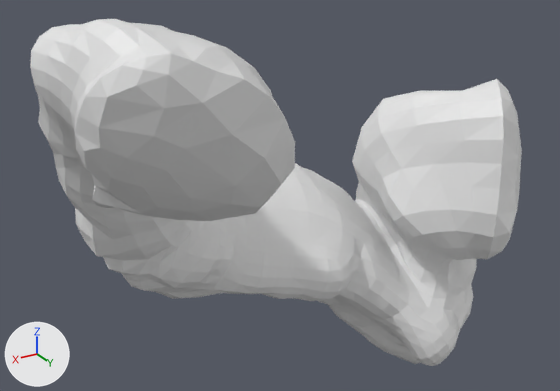
One commit to the glTF model raw-data/corridor-cache/1f959974-4f3c-4023-a1af-6e5172d89f2c.glb: the scene before it, then after it.
Both versions are drawn from a 50 mm camera at (0.178, 0.162, 0.447) aimed at (0.033, -0.08, 0.326). Arrows for +X, +Y and +Z are at lower left; the lights stay in place.

In view in the first picture: 'corridor'.
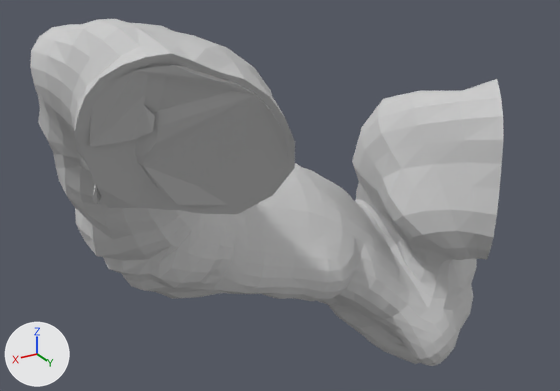
Boxes [x1, y1, x2, y2] around the edits, measured in the pictures (560 x 391 px):
'corridor', reshaped: before [30, 19, 522, 366]; after [30, 19, 503, 366]
part 1 of me_corridor, deleted: before [75, 53, 295, 221]
part 2 of me_corridor, deleted: before [488, 79, 522, 259]
part 3 of me_corridor, recoloured: [30, 19, 503, 366] in both

Diff of the bpy script that builds the scene:
```diff
--- a/raw-data/corridor-cache/1f959974-4f3c-4023-a1af-6e5172d89f2c.glb.py
+++ b/raw-data/corridor-cache/1f959974-4f3c-4023-a1af-6e5172d89f2c.glb.py
@@ mat_material @@
+mat_material = principled_material('material')
+mat_material.base_color = (0.6, 0.6, 0.6)  # light grey #cbcbcb
+mat_material.roughness = 1.0
@@ me_corridor @@
 # used by ob_corridor; location = (0.0, 0.0, 0.0)
-me_corridor.from_pydata(...)  # 4670 vertices, 9332 faces; spans x -0.088..0.132, y -0.139..0.003, z 0.217..0.411
+me_corridor.from_pydata(...)  # 4502 vertices, 8995 faces; spans x -0.088..0.132, y -0.139..0.002, z 0.217..0.411
+# me_corridor part 1: 106 vertices removed from x 0.075..0.126, y -0.037..0.003, z 0.351..0.404
+# me_corridor part 2: 62 vertices removed from x -0.084..-0.049, y -0.076..-0.035, z 0.29..0.359
+# me_corridor part 3: 8869 faces spanning x -0.088..0.132, y -0.139..0.002, z 0.217..0.411 switch from no material to mat_material (light grey #cbcbcb)
```
